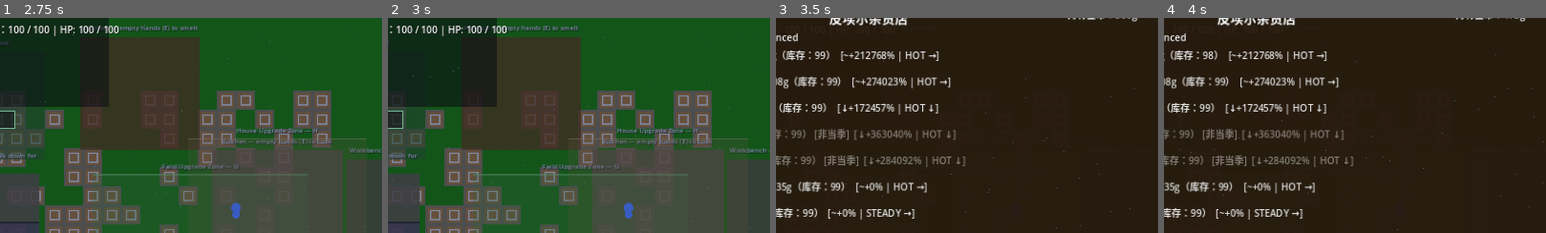
Above: before the commit, frames 1-4 (left to right).
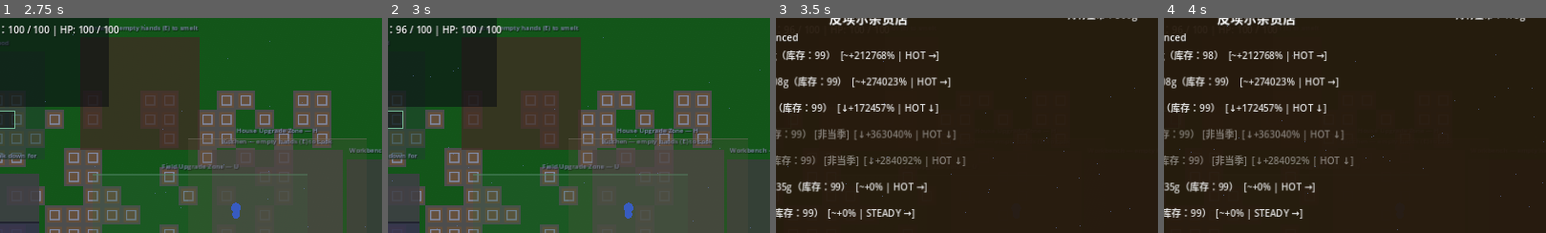
Above: after the commit, the same moments.

Repository: whu3554055-crypto/Stardew-Valley-AI
Game: Godot game, scene res://scenes/main.tscn
Two runs of this game, one before a commit and one after it. Both use one fixed random seed, a clock stepped at 60 frames per second and the inputs below. Sound files missing from this copy of the repository are replaced by a short silence.
Inputs (mouse positions are % of the whole screen's width and height, from its top left):
- Up to frame 1 (2.75 s): click (50, 18) at 0.52 s; type "12" at 0.6 s; click "开始游戏" at 1.25 s; click "AI Config" at 2 s
- Up to frame 2 (3 s): move the mouse to (72, 45) at 2.77 s; press the mouse at (72, 45) at 2.78 s; hold D (move_right) from 2.78 s (still down)
- Up to frame 3 (3.5 s): keep holding D (move_right); tap B (open_shop) at 3.02 s
- Up to frame 4 (4 s): release D (move_right) at 3.5 s; release the mouse at (72, 45) at 3.5 s; click "Parsnip Seeds - 27g（库存：99） [~…" at 3.5 s
The pictures show only the part of the screen within x 19-69%, y 5-55%; the shares and areas given below are measured in that part.

Frame 1 is identical in both runs. In frame 2, 0.6% of the frame differs, in the area x 2-32%, y 3-9%; in frame 3, less than 0.1%; in frame 4, less than 0.1%.

Commit message:
combat: consume stamina per attack and block attacks when exhausted
Made-with: Cursor

Diff:
--- a/scenes/main.gd
+++ b/scenes/main.gd
@@ -90,6 +90,7 @@
 const PANIC_DAMAGE_REDUCTION := 0.2
 const PANIC_INVULN_SEC := 0.85
 const ELITE_BOUNTY_GOLD_BASE := 36
+const ATTACK_STAMINA_COST := 4.0
 const WORLD_EVENT_FEED_MAX := 6
 const GAME_SAVE_BUNDLE_PATH := "user://game_save.bundle" # legacy fallback path
 const GAME_SAVE_SLOT_A_PATH := "user://game_save_a.bundle"
@@ -915,6 +916,9 @@
 
 func _on_player_attack_requested(origin: Vector2, facing: Vector2) -> void:
 	var w: Dictionary = _weapon_profile()
+	if GameManager and not GameManager.try_consume_stamina(ATTACK_STAMINA_COST):
+		show_quick_tip("Not enough stamina to attack.", 0.65)
+		return
 	var now_ms: int = Time.get_ticks_msec()
 	var cd_ms: int = int(w.get("cooldown_ms", PLAYER_ATTACK_COOLDOWN_MS))
 	if now_ms - _last_attack_ms < cd_ms:
